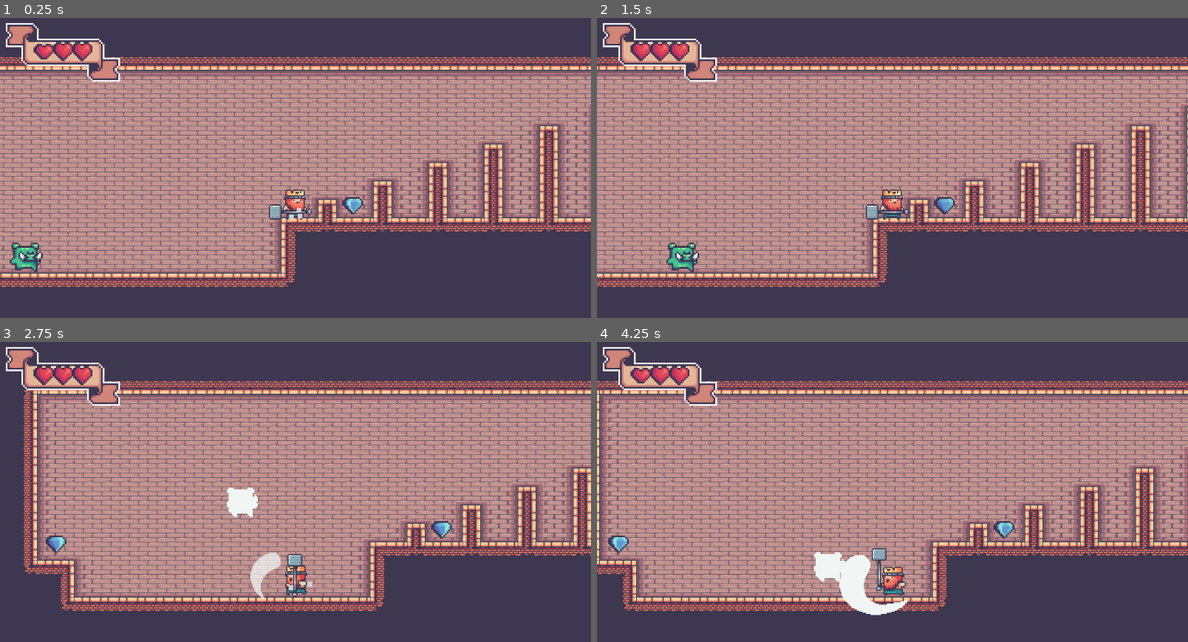
Above: before the commit, frames 1-4 (two rows, left to right).
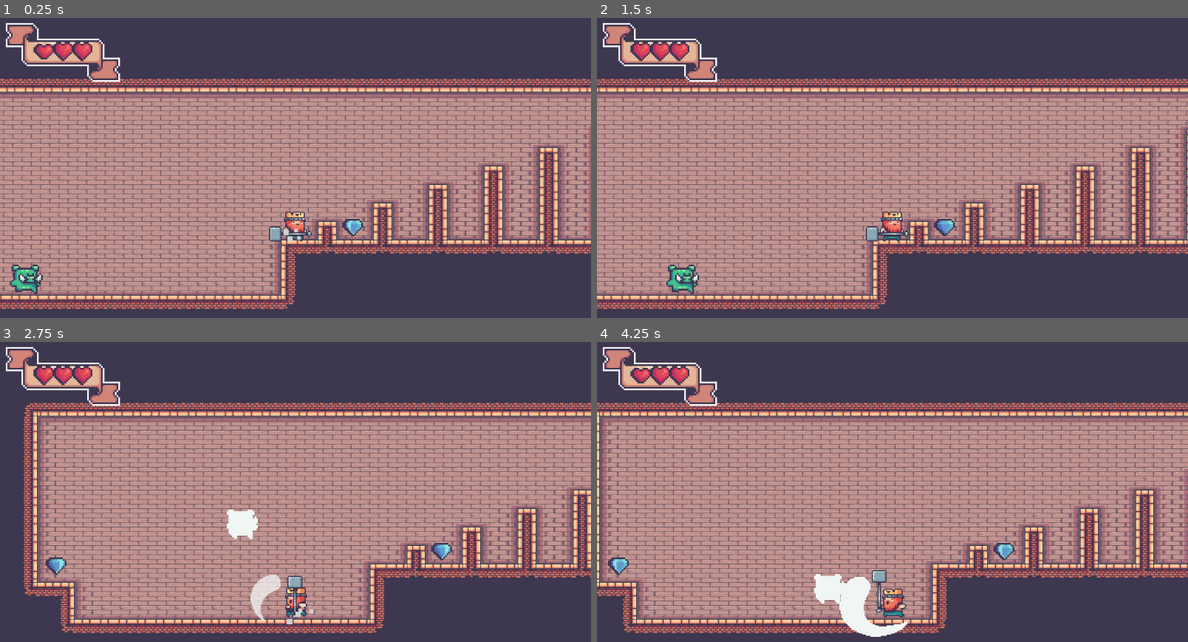
Above: after the commit, the same moments.

Repository: haihala/VIM.MT.310-Game-Project-2
Game: Godot game, scene res://scenes/MainScene.tscn
Same seed, same stepped clock (60 frames per second), same inputs: the game is played once before the commit and once after it.
Inputs:
- Up to frame 1 (0.25 s): no input
- Up to frame 2 (1.5 s): hold Right (move_right) 0.53-1.28 s; hold Space (attack) 0.53-1.28 s; tap Up (jump) at 0.77 s; hold Left (move_left) from 1.28 s (still down); tap Space (attack) at 1.35 s
- Up to frame 3 (2.75 s): tap Up (jump) at 1.52 s; release Left (move_left) at 2.03 s; hold Right (move_right) from 2.03 s (still down); hold Space (attack) from 2.03 s (still down)
- Up to frame 4 (4.25 s): release Space (attack) at 2.78 s; tap Space (attack) at 2.85 s; tap Up (jump) at 3.02, 3.77 s; release Right (move_right) at 3.53 s; hold Left (move_left) from 3.53 s (still down); hold Space (attack) from 3.53 s (still down)

The runs differ from the first frame. In frame 1, 46% of the frame differs, in the area x 0-100%, y 13-98%; in frame 2, 47%; in frame 3, 46%; in frame 4, 47%, in the area x 0-100%, y 13-99%.

Commit message:
Add screen shake to landing and taking damage

Diff:
--- a/scenes/MainScene.tscn
+++ b/scenes/MainScene.tscn
@@ -28,8 +28,9 @@
 [node name="Player" parent="." instance=ExtResource( 5 )]
 position = Vector2( -7, -88 )
 
-[node name="Camera2D" type="Camera2D" parent="."]
-position = Vector2( -239, -112 )
+[node name="Camera" type="Camera2D" parent="."]
+position = Vector2( 0, -150 )
+rotating = true
 current = true
 drag_margin_left = 0.0
 drag_margin_top = 0.0
--- a/scenes/Player.tscn
+++ b/scenes/Player.tscn
@@ -112,7 +112,7 @@
 scale = Vector2( 2, 2 )
 frames = ExtResource( 1 )
 animation = "attack"
-frame = 2
+frame = 1
 playing = true
 offset = Vector2( 7, 0 )
 
--- a/scripts/CameraController.gd
+++ b/scripts/CameraController.gd
@@ -2,6 +2,23 @@
 
 onready var player = get_node("/root/MainScene/Player")
 
+var dampening = 0.9
+var max_magnitude = 20
+var magnitude = 0
+
 # tracks the player along the X axis
 func _process (_delta):
 	position.x = player.position.x
+
+	randomize()
+	var angle = deg2rad(randi()%360)
+	offset.x = cos(angle)*magnitude
+	offset.y = sin(angle)*magnitude
+
+	magnitude = magnitude*dampening
+	if magnitude < 1:
+		magnitude = 0
+
+
+func shake(amount = max_magnitude):
+	magnitude = amount
--- a/scripts/player/Player.gd
+++ b/scripts/player/Player.gd
@@ -16,6 +16,7 @@
 onready var coin_pickup_player = $CoinPickupPlayer
 onready var ui = get_node("/root/MainScene/CanvasLayer/UI")
 onready var health_bar = get_node("/root/MainScene/CanvasLayer/UI/HealthBar")
+onready var camera = get_node("/root/MainScene/Camera")
 
 var state_after_animation
 
@@ -73,6 +74,7 @@
 	if is_on_floor() and not grounded:
 		# Just landed
 		state_machine.set_state($StateMachine/Land)
+		camera.shake(2)
 		grounded = true
 		state_after_animation = $StateMachine/Idle
 
@@ -128,6 +130,7 @@
 	if health > 0:
 		health -= 1
 		health_bar.update_hearts(health)
+		camera.shake()
 
 	if health > 0:
 		state_machine.set_state($StateMachine/Hit)
